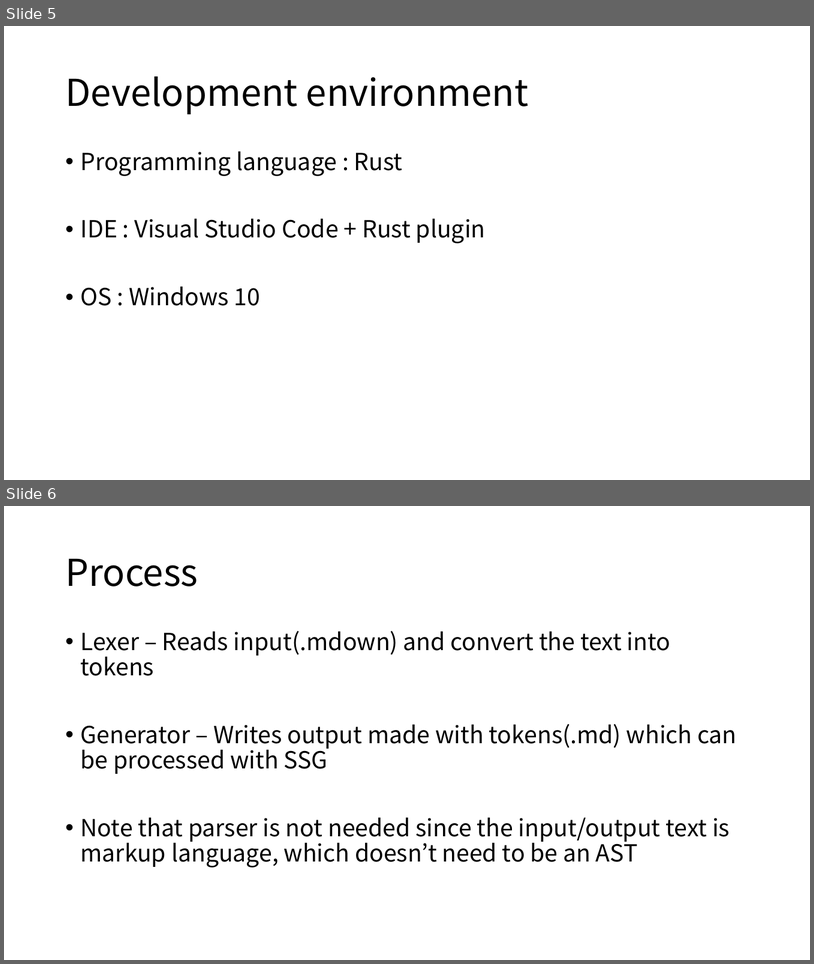
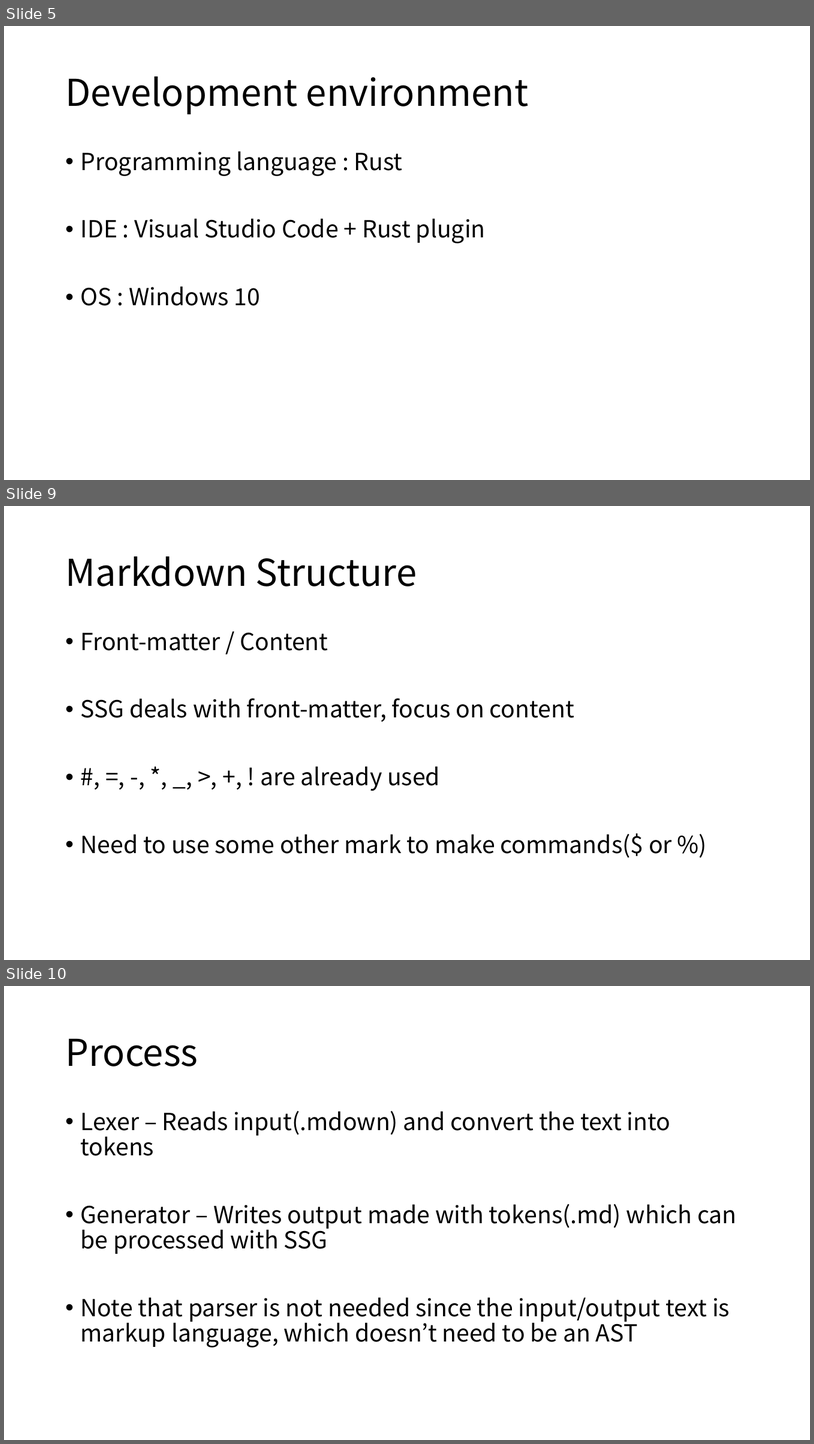
Before and after one commit to hatchling13/rmdprep, a slide deck: layout.pptx. Shown one above the other, each under a label of ours: slides 5 and 6 before the commit, slides 5, 9 and 10 after it; the slides between them are not shown. The pictures are 814x964 and 814x1444 pixels, drawn with LibreOffice and Linux fonts; fonts in the diff are those of the drawing. Boxes give left, top, right and bottom in pixels: in the first picture for what was removed or moved away, otherwise in the second. Text is boxed around its words. In the diff, an @@ line names an element or a change of style, - is before the commit and + after.

```diff
--- a/layout.pptx
+++ b/layout.pptx
@@ slide 9 added at (4, 506, 810, 960), background #FFFFFF @@
@@ title added at (65, 556, 417, 586), 44 pt, text #000000 @@
+Markdown Structure
@@ text added at (81, 632, 672, 858), 28 pt, text #000000 @@
+• Front-matter / Content
+• SSG deals with front-matter, focus on content
+• #, =, -, *, _, >, +, ! are already used
+• Need to use some other mark to make commands($ or %)
@@ what was slide 6 is now slide 10 @@
```
Also in this commit, not shown: 3 slides changed, 1 other slide added.
